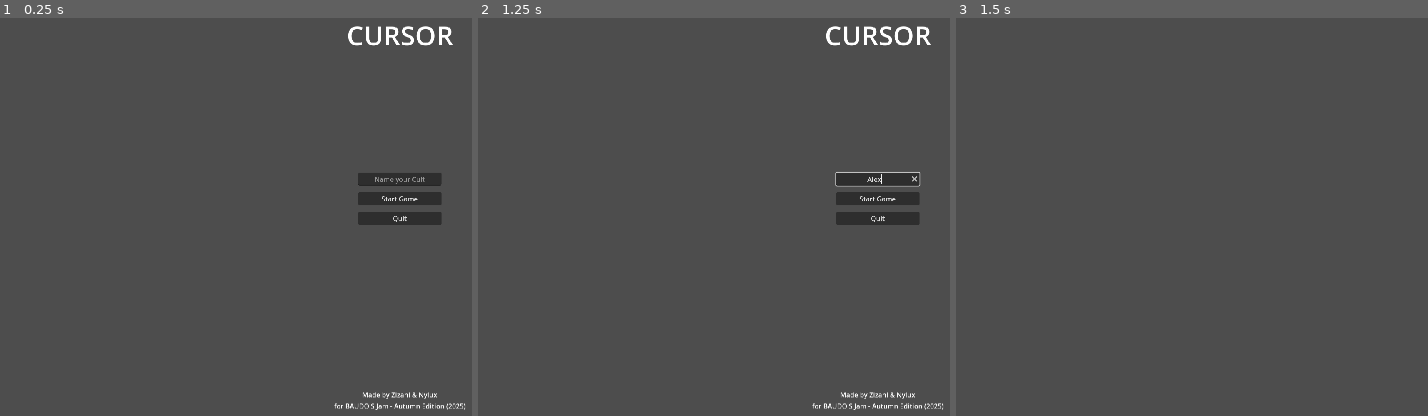
Above: before the commit, frames 1-3 (left to right).
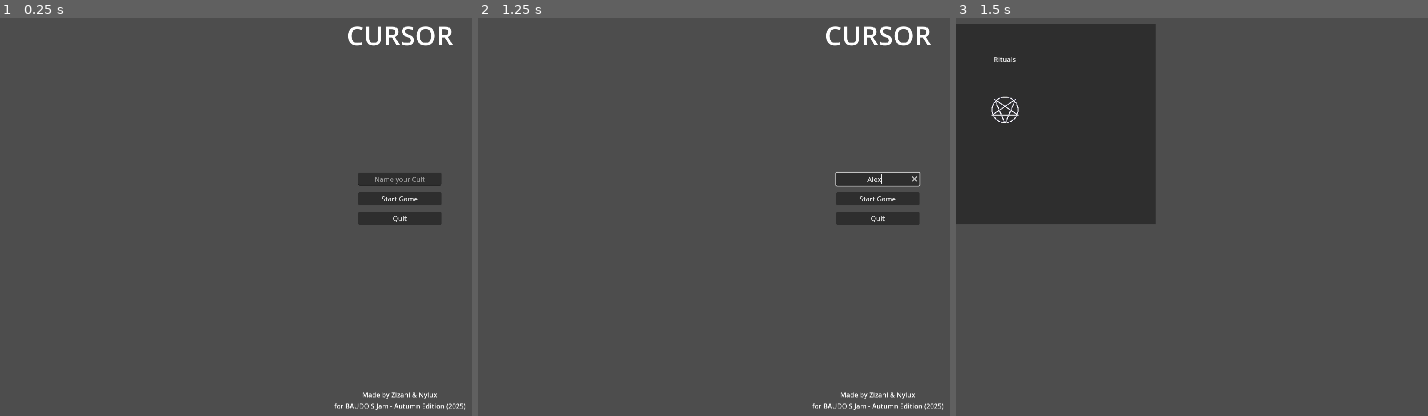
Above: after the commit, the same moments.

Repository: Nylux/CursedClicker
Game: Godot game, scene res://Scenes/main_menu.tscn
The game is run twice, just before and just after one commit, with the same random seed, the same clock (stepped at 60 frames per second) and the same inputs. The engine's default icon, where the game draws it, is replaced by a stand-in: a white triangle on a blue panel in a dark square.
Inputs (mouse positions are in pixels of both pictures, inside the frame that each line leads up to):
- Up to frame 1 (0.25 s): no input
- Up to frame 2 (1.25 s): click (879, 181) at 0.52 s; type "Alex" at 0.6 s
- Up to frame 3 (1.5 s): click "Start Game" at 1.25 s

Frames 1-2 are identical in both runs. In frame 3, 21% of the frame differs, in the area x 0-43%, y 1-52%.

Commit message:
[Minor] adding placeholder for altar

Diff:
--- a/Scripts/features_graph.gd
+++ b/Scripts/features_graph.gd
@@ -1,26 +1,35 @@
 extends Node
 
 var features := UnlockableGraph.new()
+
+# step 1: declare your nodes
+
+## core features
 var rituals := UnlockableNode.new("rituals")
+var altar := UnlockableNode.new("altar", [rituals])
+
+## subfeatures
 var rituals_stat := UnlockableNode.new("rituals_stat", [rituals])
 var rituals_stat_power := UnlockableNode.new("rituals_stat_power", [rituals_stat])
+
+## upgrades
 var rituals_improve_click1 := UnlockableNode.new("rituals_improve_click1", [rituals_stat_power])
 var rituals_improve_click2 := UnlockableNode.new("rituals_improve_click2", [rituals_improve_click1])
 var rituals_improve_click3 := UnlockableNode.new("rituals_improve_click3", [rituals_improve_click2])
 var rituals_improve_click4 := UnlockableNode.new("rituals_improve_click4", [rituals_improve_click3])
 var rituals_improve_click5 := UnlockableNode.new("rituals_improve_click5", [rituals_improve_click4])
-var cotton := UnlockableNode.new("cotton", [rituals, rituals_stat])
-var academy := UnlockableNode.new("academy", [rituals, cotton])
 
+# step 2: add them in the Array of nodes
 var nodes: Array[UnlockableNode] = [
-	# features
+	# core feature
 	rituals,
-	cotton,
-	academy,
+	altar,
+
+	# subfeatures
+	rituals_stat,
+	rituals_stat_power,
 
 	# upgrades
-	rituals_stat,
-	rituals_stat_power,
 	rituals_improve_click1,
 	rituals_improve_click2,
 	rituals_improve_click3,
@@ -36,5 +45,8 @@
 func unlock_next_node() -> void:
 	features.unlock(features.get_next_unlock())
 
+func unlock_node(node: UnlockableNode) -> void:
+	features.unlock(node)
+
 func _on_node_unlocked(node: UnlockableNode) -> void:
 	print("%s is unlocked" % node)
--- a/Scripts/game_manager.gd
+++ b/Scripts/game_manager.gd
@@ -4,8 +4,10 @@
 @export var button_group: ButtonGroup
 
 var click_multiplier: int = 1
+var count_click: int = 0
 
 func _ready() -> void:
+	_unlock_rituals()
 	## button group
 	var button1: Button = button_container.get_node("ButtonTimes1")
 	button1.text = "X   1"
@@ -16,6 +18,8 @@
 	var button1000: Button = button_container.get_node("ButtonTimes1000")
 	button1000.text = "X 1000"
 	button_group.pressed.connect(_on_button_group_pressed)
+
+	EventBus.clicked.connect(_on_ui_clicked)
 
 func _on_button_group_pressed(button: Button) -> void:
 	match button.name:
@@ -32,3 +36,15 @@
 	if event is InputEventKey and event.pressed:
 		if event.keycode == KEY_F12:
 			FeaturesGraph.unlock_next_node()
+
+func _unlock_rituals() -> void:
+	FeaturesGraph.unlock_node(FeaturesGraph.rituals)
+
+func _unlock_altar() -> void:
+	FeaturesGraph.unlock_node(FeaturesGraph.altar)
+
+func _on_ui_clicked(_ui: AnimatedTextureRect) -> void:
+	count_click += 1
+
+	if count_click == 10:
+		_unlock_altar()
--- a/Scripts/progression_handler.gd
+++ b/Scripts/progression_handler.gd
@@ -1,9 +1,21 @@
 extends Node
 
 func _ready() -> void:
+	# core features
+
+	## rituals
 	FeaturesGraph.rituals.connect_unlocked(features_creation.bind(0))
+	FeaturesGraph.altar.connect_unlocked(features_creation.bind(4))
+
+	# subfeatures
+
+	## rituals
 	FeaturesGraph.rituals_stat.connect_unlocked(features_creation.bind(1))
 	FeaturesGraph.rituals_stat_power.connect_unlocked(features_creation.bind(2))
+
+	# upgrades
+
+	## rituals
 	FeaturesGraph.rituals_improve_click1.connect_unlocked(features_creation.bind(3))
 	FeaturesGraph.rituals_improve_click2.connect_unlocked(features_creation.bind(3))
 	FeaturesGraph.rituals_improve_click3.connect_unlocked(features_creation.bind(3))
@@ -22,5 +34,8 @@
 			$/root/Game/RitualsHandler.unlock_stat(0)
 		3:
 			$/root/Game/RitualsHandler.click_power_add(0.25)
+		4:
+			$/root/Game/CanvasLayer/VBoxContainer/GridContainer/Control2.visible = false
+			$/root/Game/CanvasLayer/VBoxContainer/GridContainer/TemplateUi2.visible = true
 		_:
 			push_error("Invalid feature %s" % index)
